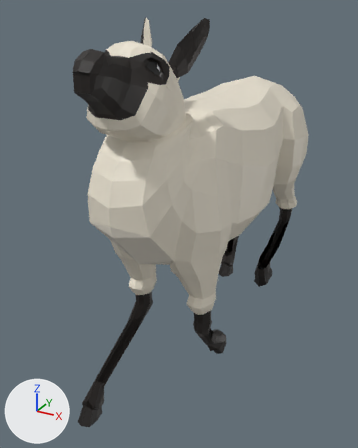
A saved change to the glTF model src/assets/animals/Sheep.glb.
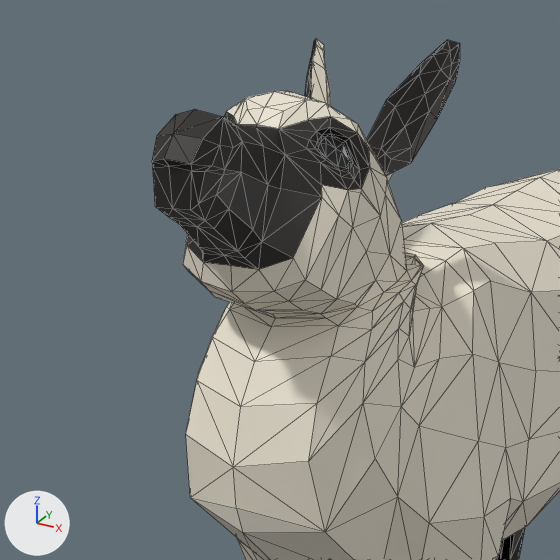
Each version appears first whole from a camera (50 mm lens) standing at (2.13, -4.57, 3.59) and looking at (-0.17, -0.39, 1.5), and next in a close-up on the part from 1% to 71% of the width and 0% to 56% of the height. Arrows for +X, +Y and +Z are at lower left; the lights stay in place. The older version's two pictures come first. The close-ups show mesh edges as thin lines. Vertices at exactly the same position are counted once.

Names of what the first close-up shows: 'Alpaca'.
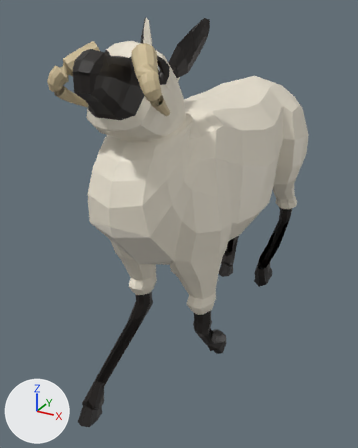
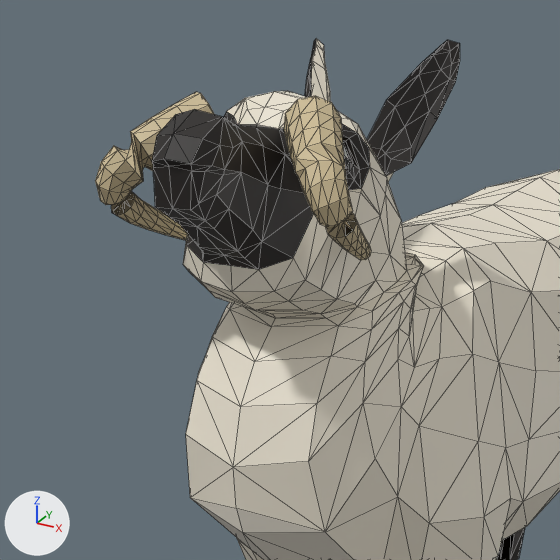
What changed in the scene script:
```text
Change me_cube:
    used by ob_alpaca; location = (0.0, 0.0, 0.0)
    remove me_cube.from_pydata(...)  # 1254 vertices, 2496 faces; spans x -0.56..0.71, y -2.04..1.78, z 0.0..3.51
    add me_cube.from_pydata(...)  # 1294 vertices, 2576 faces; spans x -0.56..0.71, y -2.04..1.78, z 0.0..3.51
    me_cube part 1
    18 vertices are removed from x -0.18..0.25, y -1.31..-1.18, z 2.83..3.01
    236 faces are deleted
    204 vertices move from x -0.19..0.24, y -1.31..-1.16, z 2.83..3.01 to x -0.44..0.48, y -1.88..-1.52, z 2.89..3.37
    58 vertices are added at x -0.37..0.48, y -1.81..-1.53, z 2.89..3.37
    316 new faces join them, mat_mat_ani_sheep_cuernos (beige #cebc95)
```

Boxes [x1, y1, x2, y2] around the edits, measured in the close-ups (560 x 560 px; the box of a moved part takes in the faces that stretch with it):
'Alpaca', reshaped
    before: [152, 38, 560, 560]
    after: [95, 38, 560, 560]
part 1 of me_cube, moved or reshaped (not visible before)
    after: [95, 92, 371, 260]
